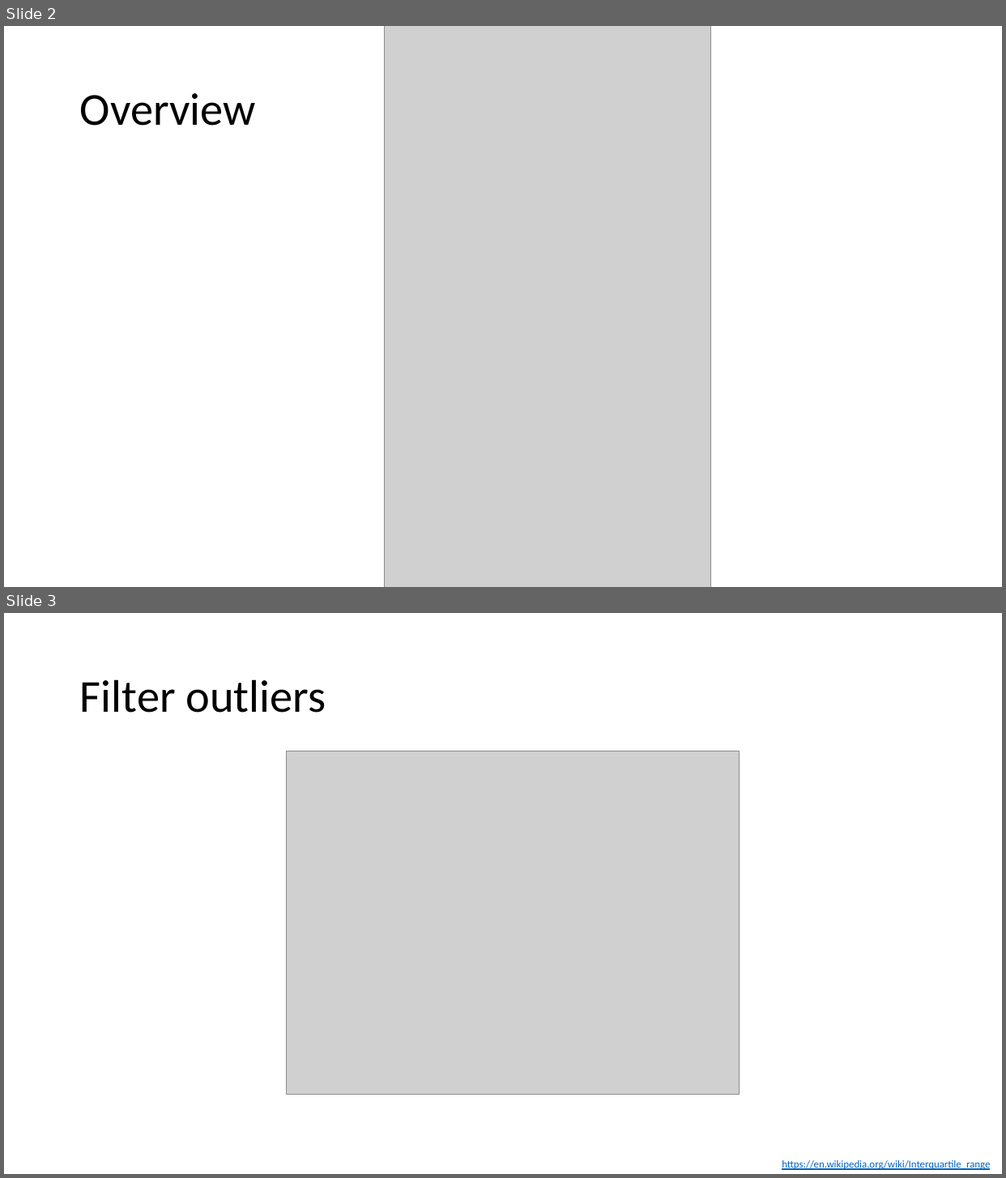
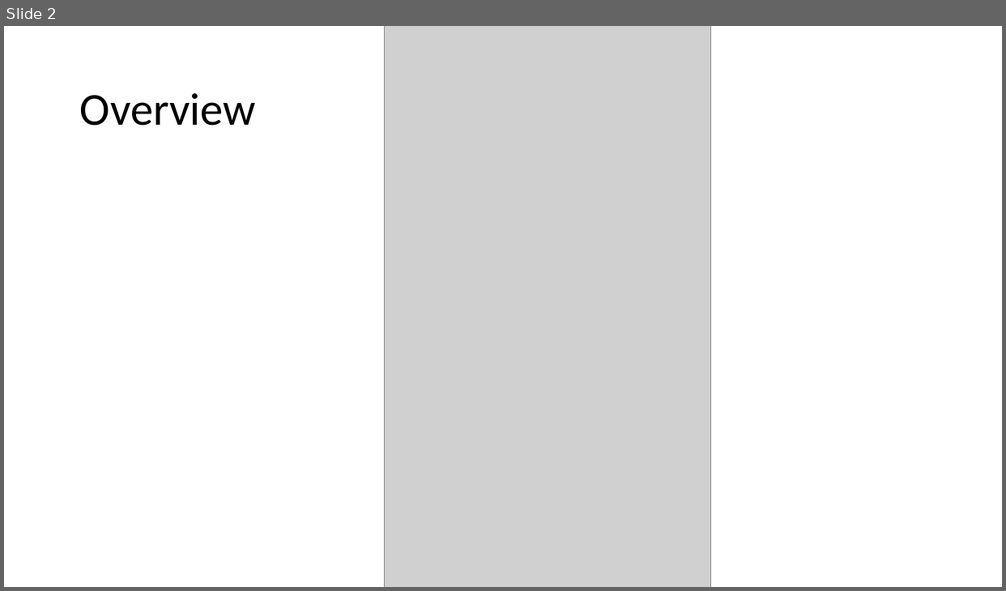
Before and after one commit to ByrumLab/proteiNorm, a slide deck: presentation/proteiNorm_IDeA.pptx. Shown one above the other, each under a label of ours: slides 2 and 3 before the commit, slide 2 after it. The pictures are 1006x1178 and 1006x591 pixels, drawn with LibreOffice and Linux fonts; fonts in the diff are those of the drawing; grey boxes stand for pictures. Boxes give left, top, right and bottom in pixels: in the first picture for what was removed or moved away, otherwise in the second. Text is boxed around its words. In the diff, an @@ line names an element or a change of style, - is before the commit and + after.

```diff
--- a/presentation/proteiNorm_IDeA.pptx
+++ b/presentation/proteiNorm_IDeA.pptx
@@ slide 3 removed at box(4, 613, 1002, 1174), background #FFFFFF @@
@@ title removed at box(80, 679, 326, 713) @@
-Filter outliers
@@ picture removed at box(286, 752, 739, 1095) @@
@@ text removed at box(782, 1161, 990, 1170) @@
-https://en.wikipedia.org/wiki/Interquartile_range
```
Also in this commit, not shown: 21 other files.
